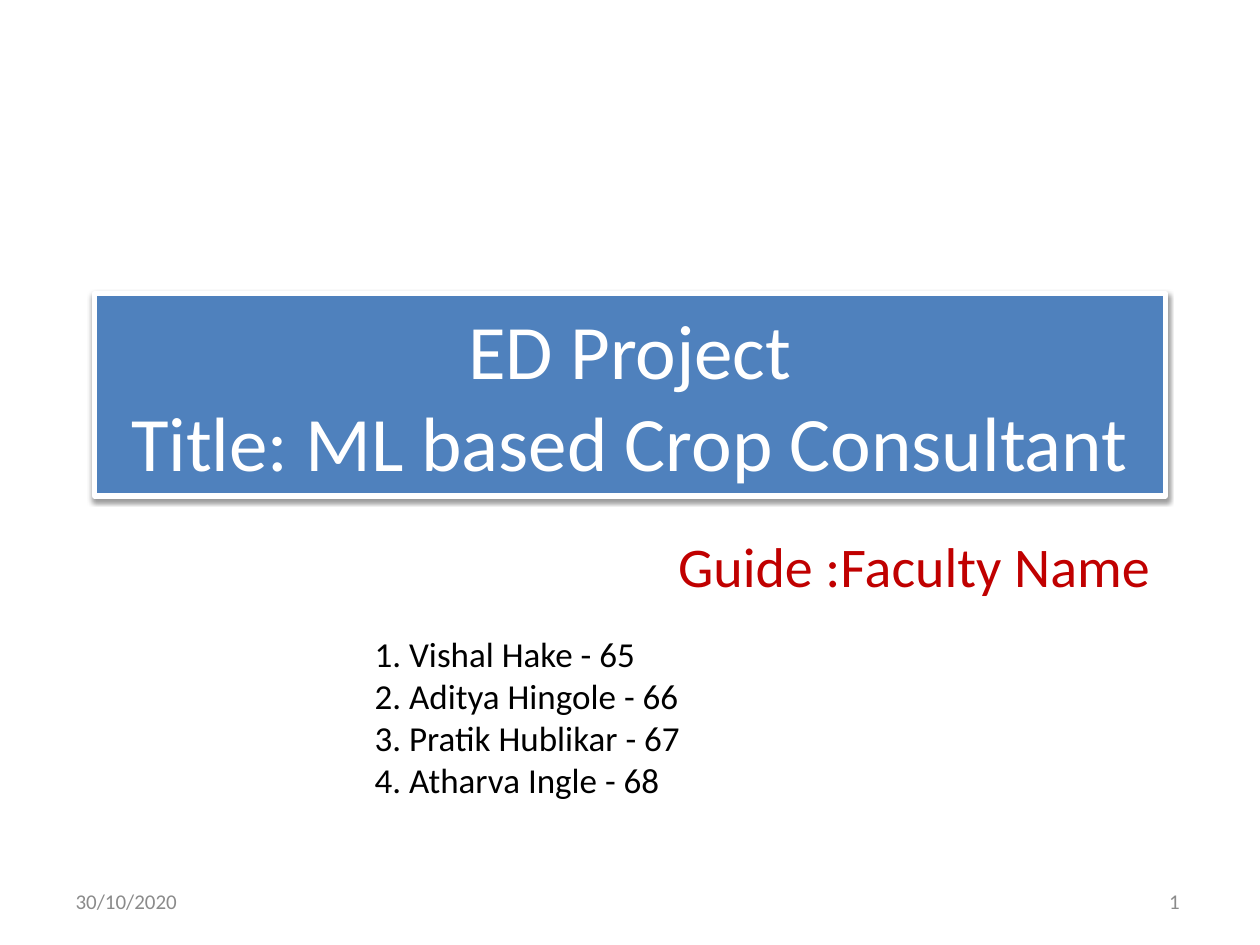
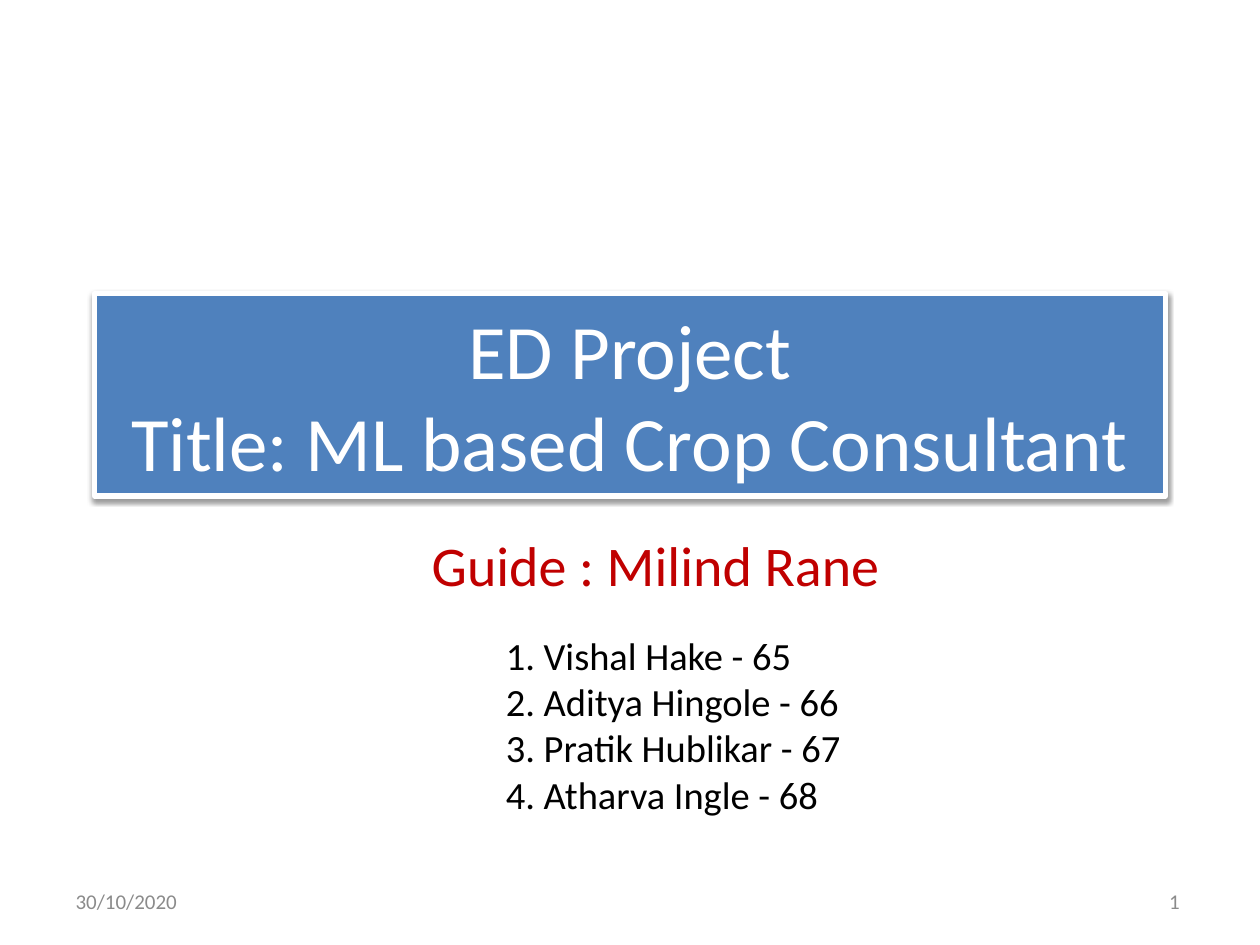
Before and after one commit to Gladiator07/Harvestify, a slide deck: slide 1 of Docs/ICA_G5_ML_Crop_Consultant.pptx. Drawn at 1260x945 pixels with LibreOffice and Linux fonts; fonts in the diff are those of the drawing. Boxes give left, top, right and bottom in pixels: in the first picture for what was removed or moved away, otherwise in the second. Text is boxed around its words. In the diff, an @@ line names an element or a change of style, - is before the commit and + after.

```diff
--- a/Docs/ICA_G5_ML_Crop_Consultant.pptx
+++ b/Docs/ICA_G5_ML_Crop_Consultant.pptx
@@ subtitle at (x1=432, y1=547, x2=879, y2=587): text changed @@
-Guide :Faculty Name
+Guide : Milind Rane
@@ text "1. Vishal Hake - 65" moved from (x1=375, y1=642, x2=679, y2=799) to (x1=506, y1=643, x2=840, y2=816) @@
@@ text "1. Vishal Hake - 65" at (x1=506, y1=643, x2=840, y2=816): size 20 to 22 pt @@
```
Also in this commit, not shown: 7 other slides changed, 1 slide added, 1 slide removed.
